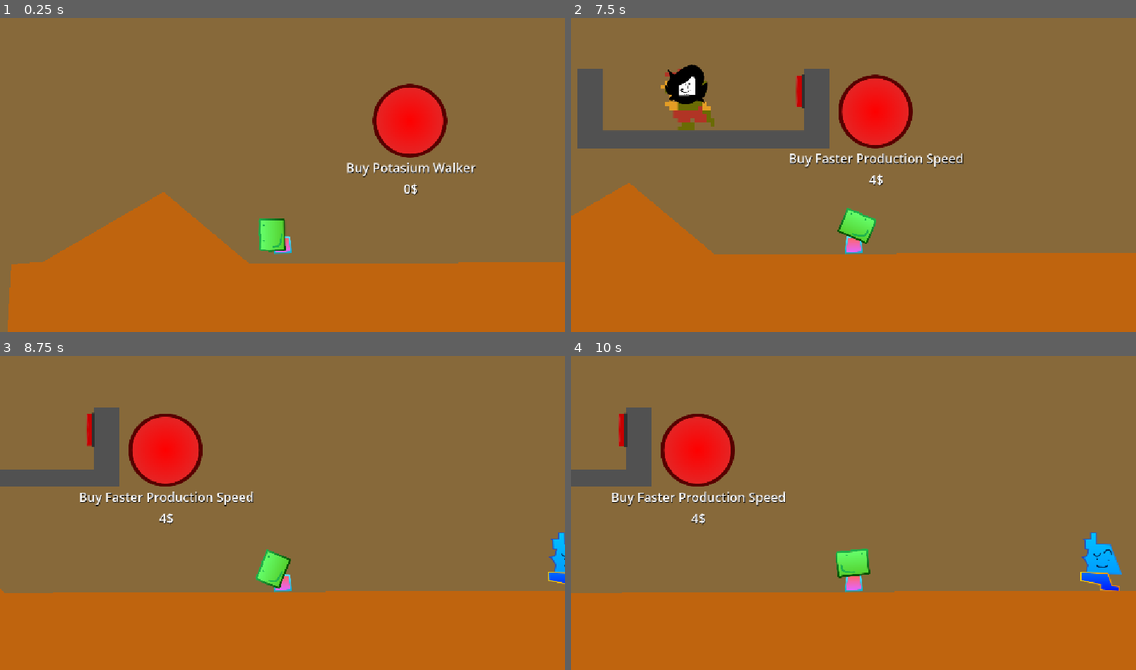
Above: before the commit, frames 1-4 (two rows, left to right).
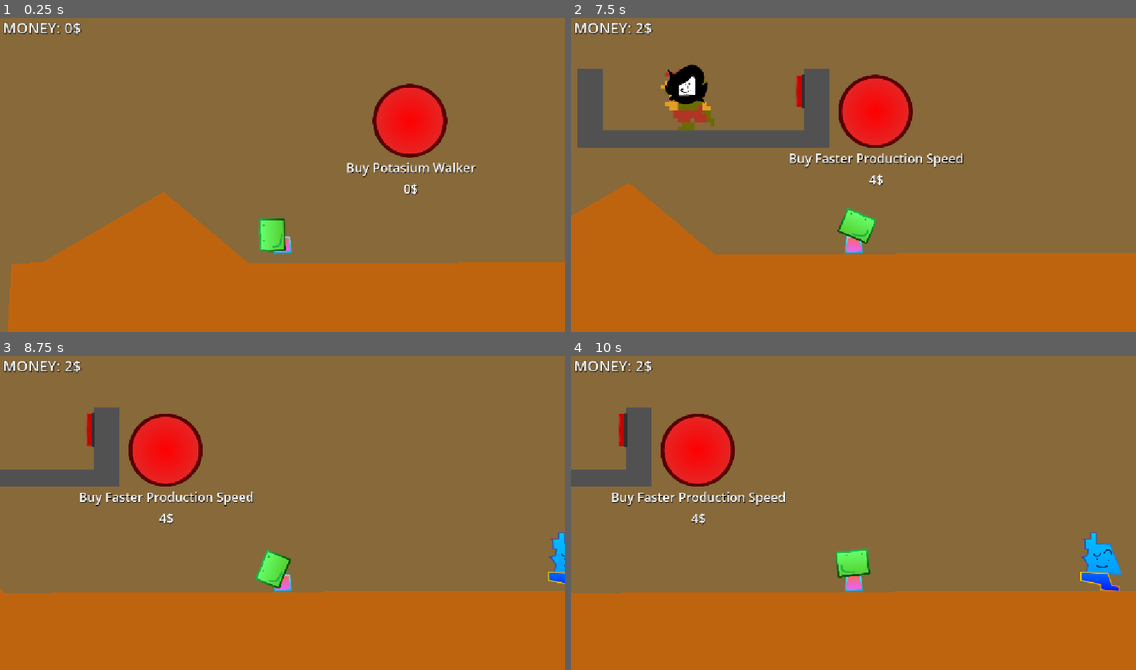
Above: after the commit, the same moments.

Repository: gubrey/feelin-tycoonish
Game: Godot game, scene res://main.tscn
Two runs of this game, one before a commit and one after it. Both use one fixed random seed, a clock stepped at 60 frames per second and the inputs below. Sound files missing from this copy of the repository are replaced by a short silence.
Inputs (mouse positions are in pixels of both pictures, inside the frame that each line leads up to):
- Up to frame 1 (0.25 s): no input
- Up to frame 2 (7.5 s): move the mouse to (977, 112) at 0.52 s; hold D (player_right) 0.53-2.03 s; click (977, 112) at 0.67 s; tap W (player_jump) at 0.77, 1.52, 3.02, 3.77, 4.52, 6.02, 6.77 s; move the mouse to (898, 140) at 1.27 s; click (898, 140) at 1.42 s; move the mouse to (910, 102) at 2.02 s; hold A (player_left) 2.03-2.78 s; move the mouse to (825, 237) at 2.77 s; hold D (player_right) 2.78-4.28 s; click (825, 237) at 2.92 s; move the mouse to (1023, 222) at 3.52 s; move the mouse to (684, 124) at 4.27 s; hold A (player_left) 4.28-5.03 s; move the mouse to (881, 171) at 5.02 s; hold D (player_right) 5.03-5.78 s; click (881, 171) at 5.17 s; move the mouse to (768, 93) at 5.77 s; hold A (player_left) 5.78-7.28 s; move the mouse to (977, 156) at 6.52 s; move the mouse to (740, 187) at 7.27 s; hold D (player_right) from 7.28 s (still down); click (740, 187) at 7.42 s
- Up to frame 3 (8.75 s): keep holding D (player_right); tap W (player_jump) at 7.52 s; move the mouse to (339, 440) at 8.02 s
- Up to frame 4 (10 s): move the mouse to (825, 575) at 8.77 s; tap W (player_jump) at 9.02, 9.77 s; move the mouse to (1023, 560) at 9.52 s; release D (player_right) at 9.53 s; hold A (player_left) from 9.53 s (still down); click (1023, 560) at 9.67 s

The runs differ from the first frame. In frame 1, 0.3% of the frame differs, in the area x 0-15%, y 1-6%; in frame 2, 0.4%, in the area x 0-55%, y 1-42%; in frame 3, 0.3%; in frame 4, 0.3%.

Commit message:
some fixings

Diff:
--- a/main.tscn
+++ b/main.tscn
@@ -28,7 +28,6 @@
 [node name="CanvasLayer" type="CanvasLayer" parent="."]
 
 [node name="MoneyLabel" type="Label" parent="CanvasLayer"]
-visible = false
 anchors_preset = 15
 anchor_right = 1.0
 anchor_bottom = 1.0
--- a/map/hell.tscn
+++ b/map/hell.tscn
@@ -4,7 +4,7 @@
 [ext_resource type="PackedScene" uid="uid://dk3105wepu4p0" path="res://buyables/button/buyable_button.tscn" id="2_4hjx4"]
 [ext_resource type="Texture2D" uid="uid://bd7xgi03xif6i" path="res://map/hell/sponge 1.png" id="3_0gfp7"]
 [ext_resource type="Texture2D" uid="uid://ikecg1tctjsm" path="res://map/hell/sponge 2.png" id="4_oobf3"]
-[ext_resource type="Script" uid="uid://ck0su03wwl836" path="res://map/sponge_13.gd" id="4_tn6sd"]
+[ext_resource type="Script" uid="uid://ck0su03wwl836" path="res://map/hell/sponge_13.gd" id="4_tn6sd"]
 [ext_resource type="Texture2D" uid="uid://cp0j1q3uikte0" path="res://map/hell/sponge 3.png" id="5_tn6sd"]
 [ext_resource type="Texture2D" uid="uid://4qwt32l80ctg" path="res://map/hell/sponge 4.png" id="6_wv7gc"]
 [ext_resource type="Texture2D" uid="uid://bj1g7ei4iyog0" path="res://map/hell/sponge 5.png" id="7_awhbo"]
@@ -17,10 +17,10 @@
 [ext_resource type="Texture2D" uid="uid://4rirvg268xtu" path="res://map/hell/sponge 12.png" id="14_25rhc"]
 [ext_resource type="Texture2D" uid="uid://b75r6ot06rweo" path="res://map/hell/dawko 1.png" id="15_c7ooc"]
 [ext_resource type="AudioStream" uid="uid://b8cwiuu853e6k" path="res://map/hell/Deltarune Chapter 2 OST - Flashback (Alternate Route) 4.mp3" id="16_3eect"]
-[ext_resource type="Script" uid="uid://bbv8q4kwkanh2" path="res://map/dawko_1.gd" id="16_4hjx4"]
+[ext_resource type="Script" uid="uid://bbv8q4kwkanh2" path="res://map/hell/dawko_1.gd" id="16_4hjx4"]
 [ext_resource type="Texture2D" uid="uid://cfqdcb4gp45i6" path="res://map/hell/costume4.svg" id="17_0gfp7"]
 [ext_resource type="Texture2D" uid="uid://big5vvkqvlqx4" path="res://map/hell/costume1.svg" id="19_oobf3"]
-[ext_resource type="Script" uid="uid://cxdg5ouw20ydq" path="res://map/spear.gd" id="20_wv7gc"]
+[ext_resource type="Script" uid="uid://cxdg5ouw20ydq" path="res://map/hell/spear.gd" id="20_wv7gc"]
 
 [node name="Hell" type="Node2D"]
 
@@ -280,13 +280,6 @@
 
 [node name="Ground" type="StaticBody2D" parent="."]
 
-[node name="Polygon2D" type="Polygon2D" parent="Ground"]
-color = Color(0.74902, 0.392157, 0.0588235, 1)
-polygon = PackedVector2Array(-54, 516, 32, 509, 357, 320, 588, 514, 2735, 506, 2734, 769, -71, 790)
-
-[node name="CollisionPolygon2D" type="CollisionPolygon2D" parent="Ground"]
-polygon = PackedVector2Array(-54, 516, 32, 509, 357, 320, 588, 514, 2735, 506, 2734, 769, -71, 790)
-
 [node name="CollisionPolygon2D2" type="CollisionPolygon2D" parent="Ground"]
 position = Vector2(6961, 5717)
 polygon = PackedVector2Array(-206, 691, -309, 465, 308, 462, 203, 678, 90, 804, -71, 790)
@@ -529,8 +522,8 @@
 polygon = PackedVector2Array(-175, 480, 9039.4, 472.6, 8992.4, 761.6, -71, 790)
 
 [node name="CollisionPolygon2D3" type="CollisionPolygon2D" parent="Ground"]
-position = Vector2(-2560.4, 5691.4)
-polygon = PackedVector2Array(-161.6, 483.6, 9048.4, 461.6, 9021.4, 761.6, -71, 790)
+position = Vector2(-2547.4, 5695.4)
+polygon = PackedVector2Array(-175, 480, 9039.4, 472.6, 8992.4, 761.6, -71, 790)
 
 [node name="AudioStreamPlayer2D" type="AudioStreamPlayer2D" parent="Ground/CollisionPolygon2D3"]
 position = Vector2(4872.4, 684.6)
--- a/npc/speech_bubble/talking_speech_bubble.tscn
+++ b/npc/speech_bubble/talking_speech_bubble.tscn
@@ -10,6 +10,5 @@
 
 [node name="SpeechText" parent="." index="1"]
 offset_right = 152.0
-text = ""
 
 [node name="TalkPlayer" type="AudioStreamPlayer2D" parent="." index="2"]
Renamed: map/dawko_1.gd -> map/hell/dawko_1.gd
Renamed: map/dawko_1.gd.uid -> map/hell/dawko_1.gd.uid
Renamed: map/gum mouse hover.gd -> map/hell/gum mouse hover.gd
Renamed: map/gum mouse hover.gd.uid -> map/hell/gum mouse hover.gd.uid
Renamed: map/spear.gd -> map/hell/spear.gd
Renamed: map/spear.gd.uid -> map/hell/spear.gd.uid
Renamed: map/sponge_13.gd -> map/hell/sponge_13.gd
Renamed: map/sponge_13.gd.uid -> map/hell/sponge_13.gd.uid
